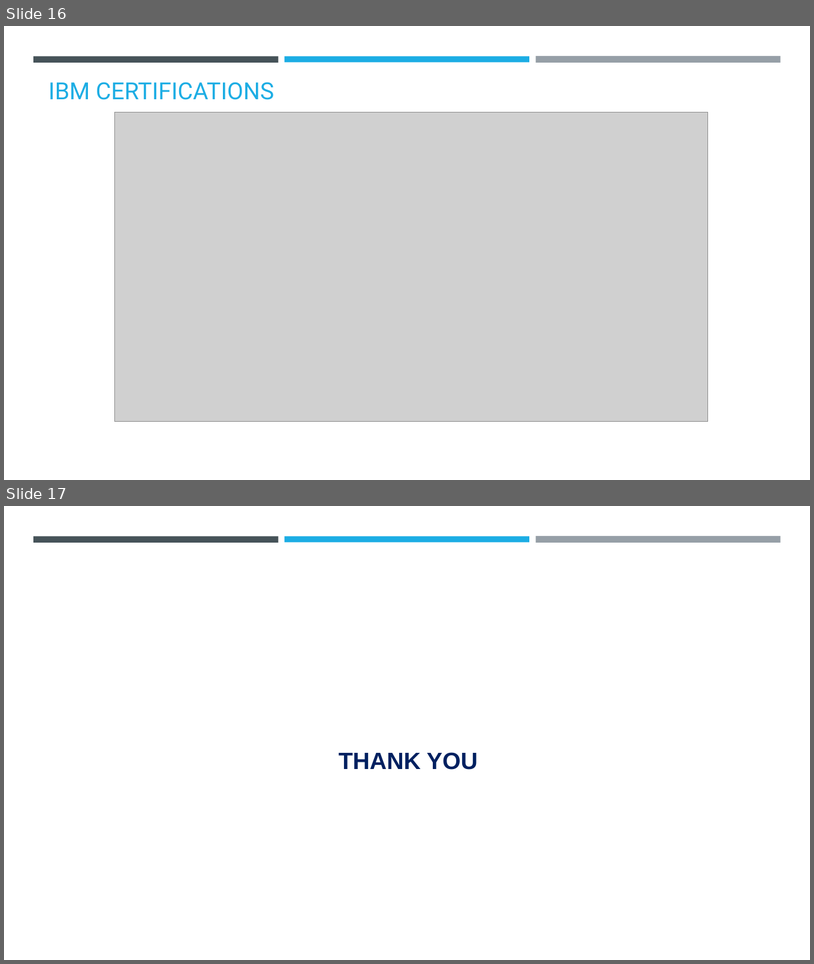
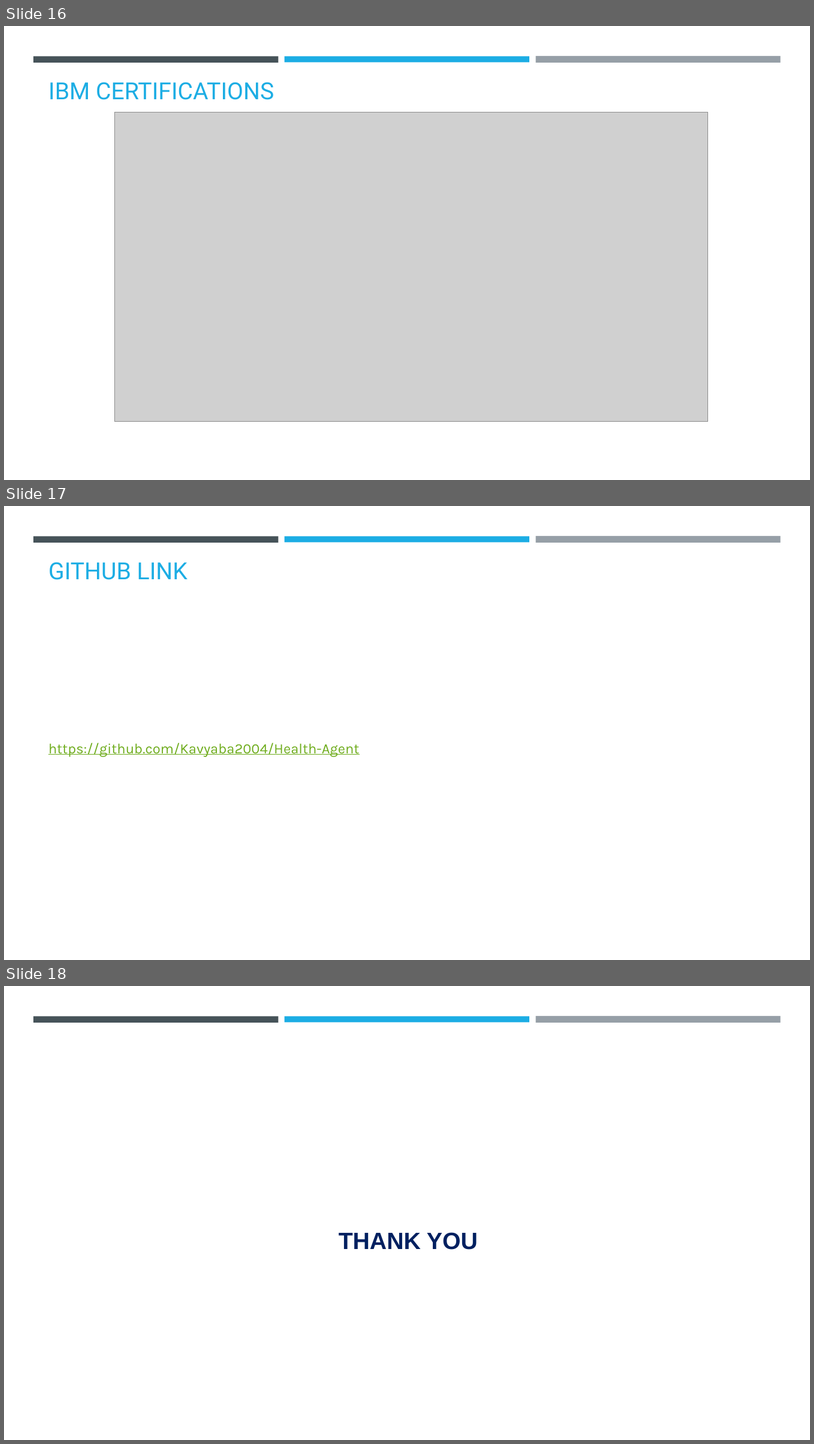
Before and after one commit to Kavyaba2004/Health-Agent, a slide deck: Agentic AI Health Symptom Checker.pptx. Shown one above the other, each under a label of ours: slides 16 and 17 before the commit, slides 16, 17 and 18 after it. The pictures are 814x964 and 814x1444 pixels, drawn with LibreOffice and Linux fonts; fonts in the diff are those of the drawing; grey boxes stand for pictures; background and template pictures are left out. Boxes give left, top, right and bottom in pixels: in the first picture for what was removed or moved away, otherwise in the second. Text is boxed around its words. In the diff, an @@ line names an element or a change of style, - is before the commit and + after.

```diff
--- a/Agentic AI Health Symptom Checker.pptx
+++ b/Agentic AI Health Symptom Checker.pptx
@@ slide 17 added at box(4, 506, 810, 960), background #FFFFFF; not listed: 3 template elements that a slide beside it also shows @@
@@ title added at box(48, 562, 188, 580), 28 pt, text #1CADE4 @@
+GITHUB LINK
@@ text added at box(48, 742, 359, 757), 17 pt, text #6EAC1C, underline @@
+https://github.com/Kavyaba2004/Health-Agent
@@ what was slide 17 is now slide 18 @@
```
Also in this commit, not shown: 1 slide changed.
